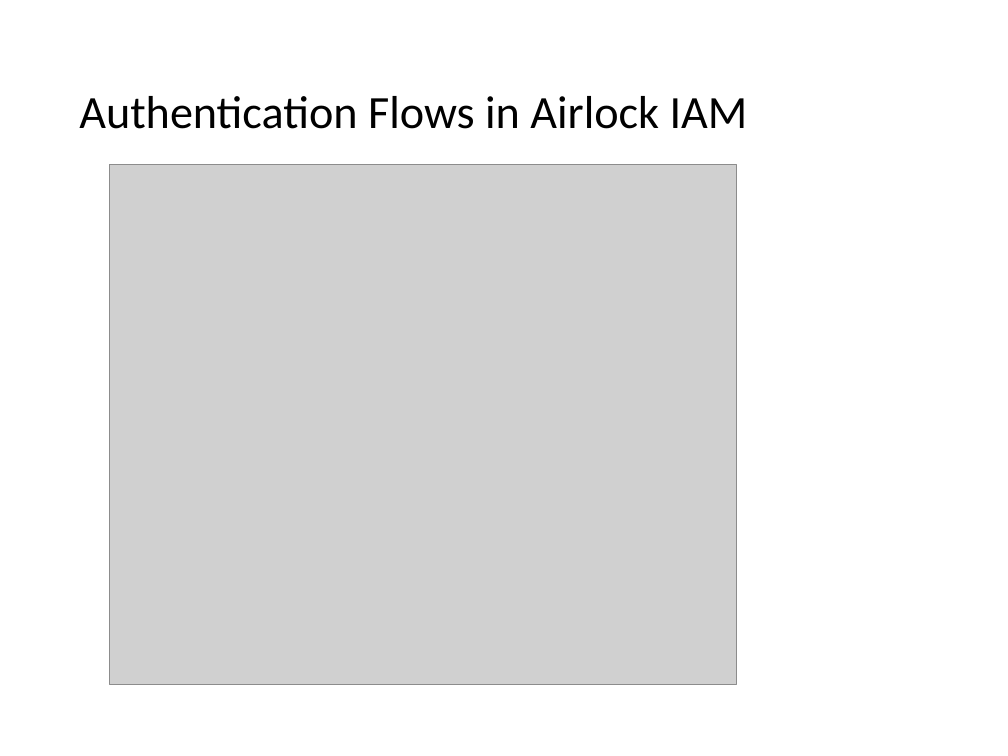
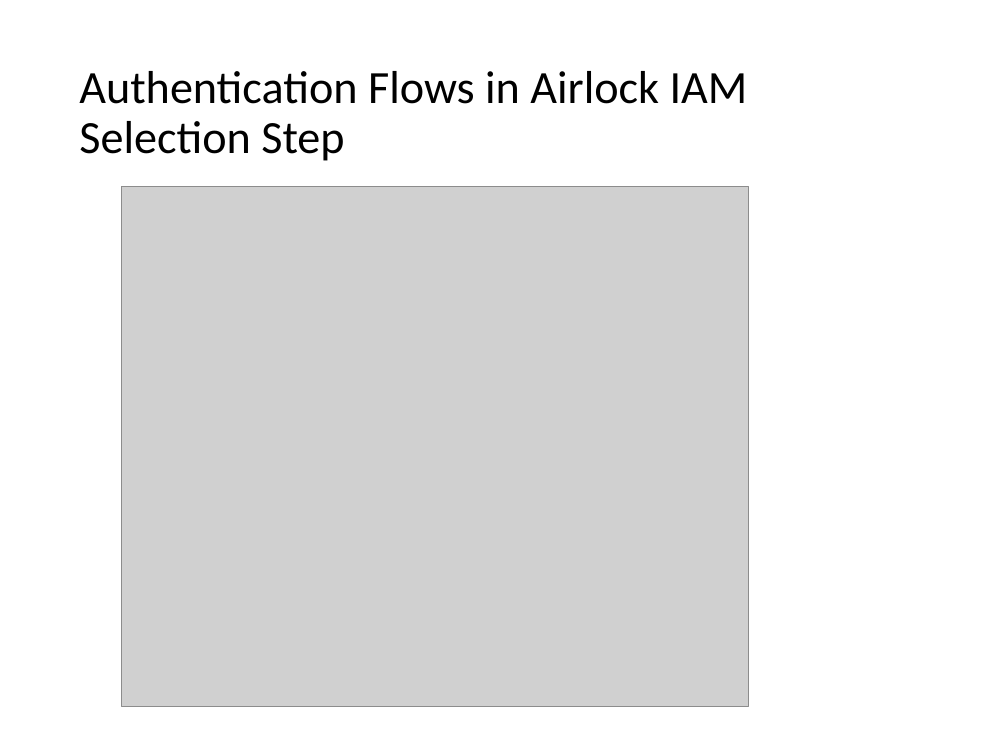
Before and after one commit to juandid/medusa-flow-visualizer, a slide deck: slide 6 of doc/Visualisierung_von_Authentication_Flows.pptx. Drawn at 1008x756 pixels with LibreOffice and Linux fonts; fonts in the diff are those of the drawing; grey boxes stand for pictures. Boxes give left, top, right and bottom in pixels: in the first picture for what was removed or moved away, otherwise in the second. Text is boxed around its words. In the diff, an @@ line names an element or a change of style, - is before the commit and + after.

```diff
--- a/doc/Visualisierung_von_Authentication_Flows.pptx
+++ b/doc/Visualisierung_von_Authentication_Flows.pptx
@@ title at [79, 71, 748, 161]: text changed @@
-Authentication Flows in Airlock IAM
+Authentication Flows in Airlock IAM
+Selection Step
@@ picture: place and size @@
-picture at [109, 164, 736, 684]
+picture at [122, 186, 749, 707]
```
Also in this commit, not shown: 8 other slides changed, 3 slides added, 1 slide removed.
